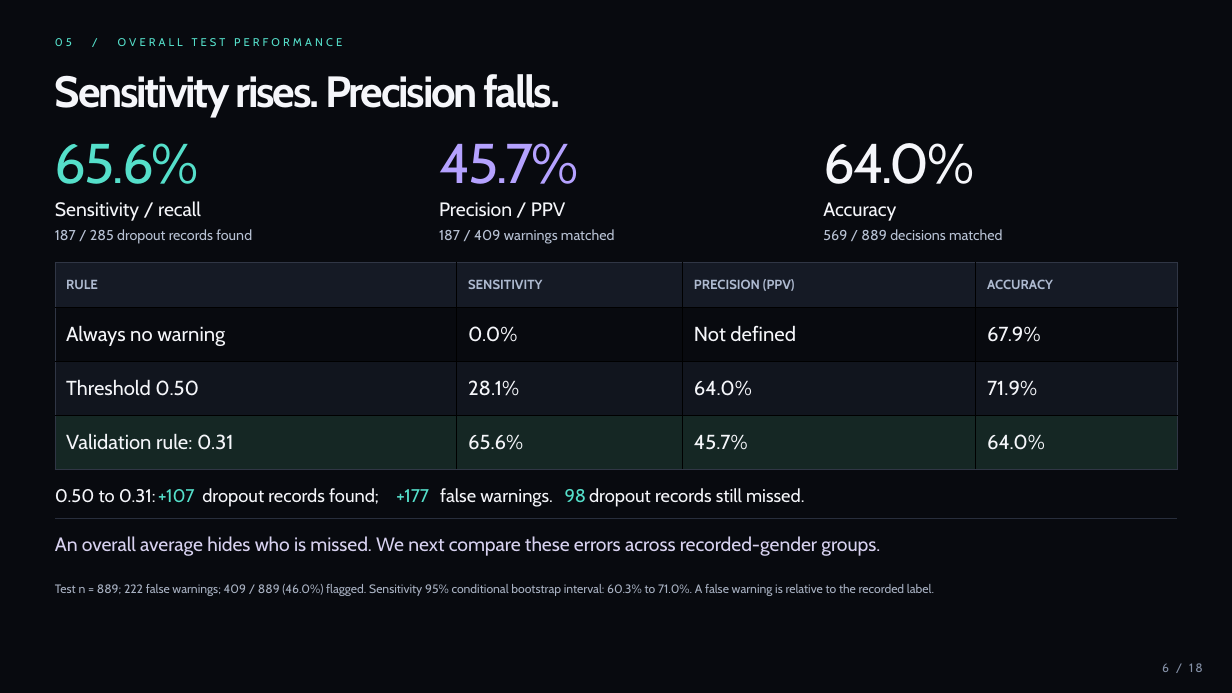
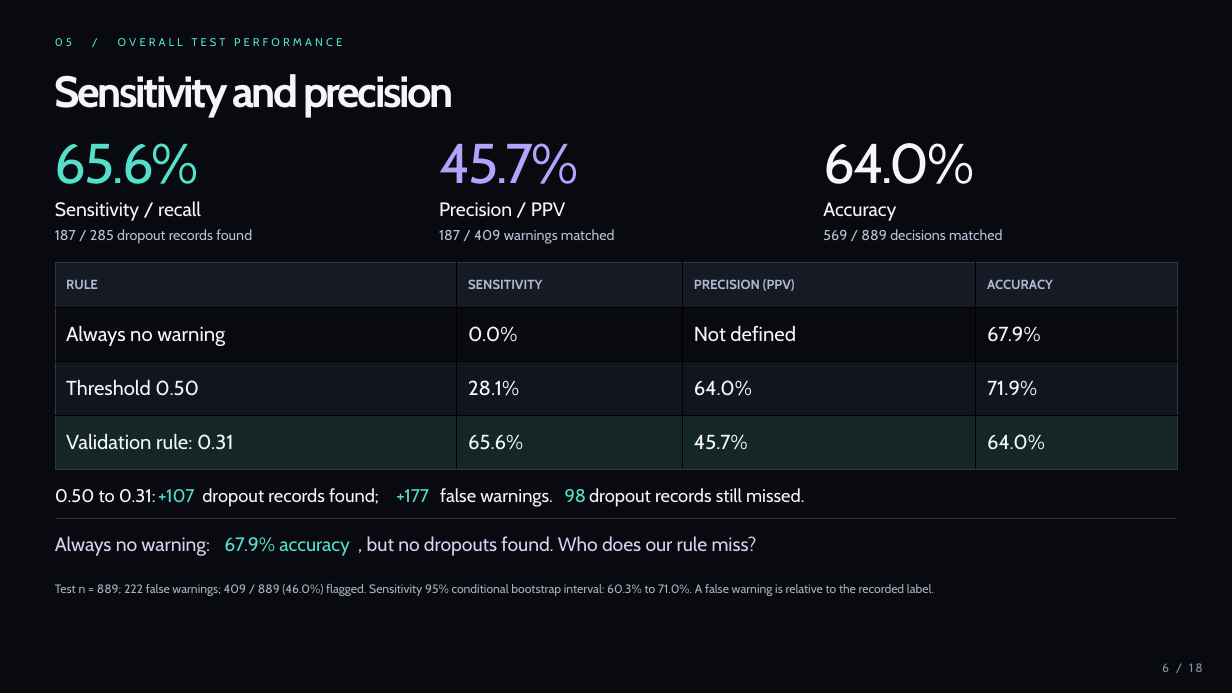
Before and after one commit to Tigershengsheng/ids-project, a slide deck: slide 6 of output/powerpoint/Student_Dropout_Presentation.pptx. Drawn at 1232x693 pixels with LibreOffice and Linux fonts; fonts in the diff are those of the drawing. Boxes give left, top, right and bottom in pixels: in the first picture for what was removed or moved away, otherwise in the second. Text is boxed around its words. In the diff, an @@ line names an element or a change of style, - is before the commit and + after.

```diff
--- a/output/powerpoint/Student_Dropout_Presentation.pptx
+++ b/output/powerpoint/Student_Dropout_Presentation.pptx
@@ text at bbox=[55, 74, 453, 117]: text changed @@
-Sensitivity rises. Precision falls.
+Sensitivity and precision
@@ text at bbox=[55, 536, 210, 556]: text changed @@
-An overall average hides who is missed. We next compare these errors across recorded-gender groups.
+Always no warning:
@@ text added at bbox=[224, 537, 350, 556], 15.1 pt, text #55DFCA @@
+67.9% accuracy
@@ text added at bbox=[367, 536, 757, 556], 15.1 pt, text #D8D2F0 @@
+, but no dropouts found. Who does our rule miss?
```
Also in this commit, not shown: 6 other slides changed, 20 other files.
